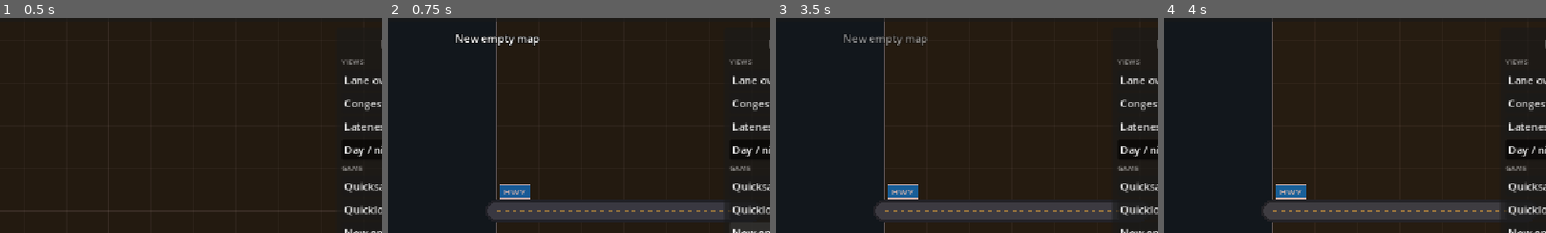
Above: before the commit, frames 1-4 (left to right).
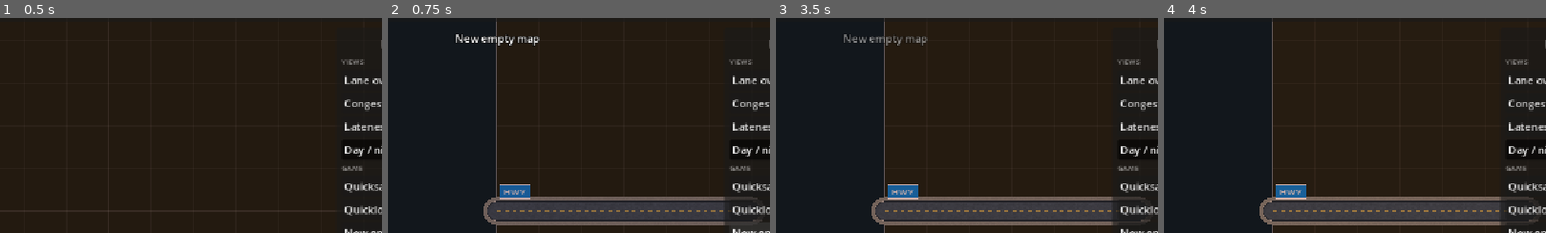
Above: after the commit, the same moments.

Repository: gimk/transit-flow
Game: Godot game, scene res://scenes/main.tscn
The game is run twice, just before and just after one commit, with the same random seed, the same clock (stepped at 60 frames per second) and the same inputs.
Inputs:
- Up to frame 1 (0.5 s): no input
- Up to frame 2 (0.75 s): click "New empty map" at 0.5 s
- Up to frame 3 (3.5 s): click "New empty map" at 1.25 s; click "||" at 2 s; click "1×" at 2.75 s
- Up to frame 4 (4 s): click "2×" at 3.5 s
The pictures show only the part of the screen within x 36-86%, y 5-55%; the shares and areas given below are measured in that part.

Frame 1 is identical in both runs. In frame 2, 2.4% of the frame differs, in the area x 25-98%, y 83-97%; in frame 3, 2.4%; in frame 4, 2.4%.

Commit message:
Polish: sidewalks, kerbs, rounded junction corners, asphalt grain
Roads drawn with a sidewalk strip, kerb and gutter; inside corners where
roads meet are rounded (kerb and sidewalk fillets, drawn as solid bands so
they stay crisp when zoomed). Asphalt and sidewalks get a world-space
grain. Lots drop the driveway line; parked cars use the vehicle sprite,
nose in, lamps off.

Diff:
--- /dev/null
+++ b/tests/unit/test_road_corners.gd
@@ -0,0 +1,53 @@
+extends GutTest
+## Rounded junction corners (RoadRenderer.corner_fillets): pure geometry from the roads.
+
+const G := 64.0
+
+var roads: RoadNetwork
+
+
+func before_each() -> void:
+	roads = RoadNetwork.new()
+
+
+func after_each() -> void:
+	roads.dispose()
+
+
+func test_a_crossroads_has_four_rounded_corners_tangent_to_the_kerbs() -> void:
+	var local := RoadType.load_by_id(&"local_2lane")
+	var avenue := RoadType.load_by_id(&"avenue_4lane")
+	roads.add_road(Vector2(0, 4) * G, Vector2(8, 4) * G, avenue)
+	roads.add_road(Vector2(4, 0) * G, Vector2(4, 8) * G, local)
+	var node := roads.nodes[roads.find_node_at(Vector2(4, 4) * G)]
+	var corners := RoadRenderer.corner_fillets(roads, node)
+	assert_eq(corners.size(), 4)
+	var half_avenue := avenue.get_total_width() * 0.5
+	var half_local := local.get_total_width() * 0.5
+	for corner in corners:
+		var kerb: PackedVector2Array = corner.kerb
+		var ends := [kerb[0] - node.position, kerb[-1] - node.position]
+		# One end on the avenue's kerb (|y| = its half width), the other on the street's.
+		var on_avenue := ends.filter(func(p: Vector2) -> bool: return is_equal_approx(absf(p.y), half_avenue))
+		var on_local := ends.filter(func(p: Vector2) -> bool: return is_equal_approx(absf(p.x), half_local))
+		assert_eq(on_avenue.size(), 1, "starts on the avenue's kerb")
+		assert_eq(on_local.size(), 1, "ends on the street's kerb")
+		var tip: Vector2 = (corner.asphalt as PackedVector2Array)[0] - node.position
+		assert_almost_eq(absf(tip.x), half_local, 0.01, "fills in from the sharp corner")
+		assert_almost_eq(absf(tip.y), half_avenue, 0.01)
+
+
+func test_only_the_inside_of_a_bend_is_rounded() -> void:
+	var local := RoadType.load_by_id(&"local_2lane")
+	roads.add_road(Vector2(0, 4) * G, Vector2(4, 4) * G, local)
+	roads.add_road(Vector2(4, 4) * G, Vector2(4, 8) * G, local)
+	var node := roads.nodes[roads.find_node_at(Vector2(4, 4) * G)]
+	assert_eq(RoadRenderer.corner_fillets(roads, node).size(), 1)
+
+
+func test_no_corner_on_a_straight_road_or_a_dead_end() -> void:
+	var local := RoadType.load_by_id(&"local_2lane")
+	roads.add_road(Vector2(0, 4) * G, Vector2(4, 4) * G, local)
+	roads.add_road(Vector2(4, 4) * G, Vector2(8, 4) * G, local)
+	for node: RoadNode in roads.nodes.values():
+		assert_eq(RoadRenderer.corner_fillets(roads, node).size(), 0)
--- a/view/lot_renderer.gd
+++ b/view/lot_renderer.gd
@@ -2,12 +2,12 @@
 extends Node2D
 ## Draws each lot on its plot (the part of its cell the roads leave free, Lot.plot): the
 ## building at the back (BuildingPainter: a style per zone, varied per lot), a marked
-## parking strip at the front, along the side facing the road it is reached from, with a
-## driveway to its access point. Stalls: one per resident's car at homes, the lot's spaces
-## at shops and factories (Parking.CAPACITY); the citizens' cars parked there are drawn in
-## them on a layer of their own (from the tick snapshot, so they come and go as people
-## drive, without redrawing the buildings). Lots without road access are dimmed with a
-## red outline.
+## parking strip at the front, along the side facing the road it is reached from. Stalls:
+## one per resident's car at homes, the lot's spaces at shops and factories
+## (Parking.CAPACITY); the citizens' cars parked there are drawn in them, nose in, with the
+## vehicle sprite (vehicle.gdshader), on a layer of their own (from the tick snapshot, so
+## they come and go as people drive, without redrawing the buildings). Lots without road
+## access are dimmed with a red outline.
 
 ## Zone colours, for the zone tint and tools (buildings have their own styles).
 const COLORS := {
@@ -25,7 +25,6 @@
 ## Width of a stall (a car is 6 px wide), and the gap around buildings.
 const STALL_WIDTH := 8.0
 const BUILDING_MARGIN := 2.0
-const DRIVEWAY_WIDTH := 4.0
 ## Parked cars come and go: redraw them this often (frames).
 const REDRAW_FRAMES := 10
 
@@ -33,14 +32,23 @@
 var _layouts: Array[Dictionary] = []
 ## Lots or roads changed: lay out again (once, next frame: changes come in bursts).
 var _dirty := true
-## Draws the parked cars, over the lots.
-var _parked_layer := Node2D.new()
+## Draws the parked cars, over the lots, like VehicleRenderer draws moving ones.
+var _parked_layer := MultiMeshInstance2D.new()
 
 
 func _ready() -> void:
 	_parked_layer.name = "ParkedCars"
+	var cars := MultiMesh.new()
+	cars.transform_format = MultiMesh.TRANSFORM_2D
+	cars.use_colors = true
+	cars.use_custom_data = true
+	cars.mesh = VehicleRenderer.make_quad()
+	_parked_layer.multimesh = cars
+	# Its own material: parked cars keep their headlights off at night.
+	var sprite := ShaderMaterial.new()
+	sprite.shader = preload("res://view/vehicle.gdshader")
+	_parked_layer.material = sprite
 	add_child(_parked_layer)
-	_parked_layer.draw.connect(_draw_parked)
 	Events.simulation_reset.connect(_mark_dirty)
 	Events.lots_changed.connect(_mark_dirty)
 	Events.road_network_changed.connect(func(_nodes: Array, _segments: Array) -> void: _mark_dirty())
@@ -91,7 +99,7 @@
 		_dirty = false
 		_rebuild()
 	elif Engine.get_process_frames() % REDRAW_FRAMES == 0:
-		_parked_layer.queue_redraw()
+		_update_parked()
 
 
 func _mark_dirty() -> void:
@@ -114,7 +122,7 @@
 			entry.merge(layout(lot.plot, entry.door, stall_count))
 		_layouts.append(entry)
 	queue_redraw()
-	_parked_layer.queue_redraw()
+	_update_parked()
 
 
 func _draw() -> void:
@@ -127,10 +135,7 @@
 			continue
 		var parking: Rect2 = entry.parking
 		if parking.has_area():
-			draw_line(parking.get_center(), entry.door, PAVEMENT_COLOR, DRIVEWAY_WIDTH)
 			draw_rect(parking, PAVEMENT_COLOR)
-		else:
-			draw_line(building.get_center(), entry.door, PAVEMENT_COLOR, DRIVEWAY_WIDTH)
 		var stalls: Array[Rect2] = entry.stalls
 		var horizontal: bool = entry.front.x != 0.0
 		for stall in stalls:
@@ -142,14 +147,28 @@
 		BuildingPainter.paint(self, entry.type, building, entry.front, entry.seed)
 
 
-func _draw_parked() -> void:
+## Puts the citizens' parked cars in their stalls (every REDRAW_FRAMES: cars come and go).
+func _update_parked() -> void:
 	var parked := Game.view_to.parked
+	var cars := _parked_layer.multimesh
+	var count := 0
 	for entry in _layouts:
-		var cars: int = parked.get(entry.id, 0)
-		if cars == 0 or entry.door == Vector2.INF:
+		if entry.door != Vector2.INF:
+			count += mini(parked.get(entry.id, 0), (entry.stalls as Array).size())
+	if cars.instance_count < count:
+		cars.instance_count = maxi(count, cars.instance_count * 2)
+	var size := Vector2(Vehicle.CAR_LENGTH, Vehicle.CAR_WIDTH)
+	var lamps_off := Color(Vehicle.Kind.CAR, 0, size.x, size.y)
+	var n := 0
+	for entry in _layouts:
+		if entry.door == Vector2.INF:
 			continue
 		var stalls: Array[Rect2] = entry.stalls
-		var horizontal: bool = entry.front.x != 0.0
-		var car := Vector2(Vehicle.CAR_LENGTH, Vehicle.CAR_WIDTH) if horizontal else Vector2(Vehicle.CAR_WIDTH, Vehicle.CAR_LENGTH)
-		for i in mini(cars, stalls.size()):
-			_parked_layer.draw_rect(Rect2(stalls[i].get_center() - car * 0.5, car), VehicleRenderer.CAR_COLOR)
+		# Parked nose in, facing the building.
+		var heading := (-(entry.front as Vector2)).angle()
+		for i in mini(parked.get(entry.id, 0), stalls.size()):
+			cars.set_instance_transform_2d(n, Transform2D(heading, size, 0.0, stalls[i].get_center()))
+			cars.set_instance_color(n, VehicleRenderer.car_color(entry.id * 7 + i))
+			cars.set_instance_custom_data(n, lamps_off)
+			n += 1
+	cars.visible_instance_count = n
--- a/view/road_renderer.gd
+++ b/view/road_renderer.gd
@@ -1,26 +1,64 @@
 class_name RoadRenderer
 extends Node2D
-## Draws each road segment as two Line2D strips (dark edge + asphalt surface) built
-## from its centerline. All edges sit in one layer under all surfaces, so segments
-## meeting at a node blend into one clean junction. Lane markings (RoadMarkings) go on
-## top of all surfaces.
-
-const EDGE_WIDTH := 3.0
-
+## Draws each road segment as Line2D strips built from its centerline, in layers so
+## segments meeting at a node blend into one clean junction: sidewalks (where people
+## walk, WalkNetwork), the kerb, the gutter (the road type's edge colour), the asphalt,
+## then lane markings (RoadMarkings). Where roads meet, the inside corners are rounded
+## (corner_fillets): the kerb curves round, and the back of the sidewalk with it. Paving
+## gets a soft grain (surface_grain.gdshader).
+
+## Sidewalk width beyond the kerb (people walk WalkNetwork.SIDEWALK_OFFSET out; lots start
+## at LotSystem.ROAD_CLEARANCE).
+const SIDEWALK_WIDTH := LotSystem.ROAD_CLEARANCE
+const KERB_WIDTH := 1.5
+const GUTTER_WIDTH := 0.75
+const SIDEWALK_COLOR := Color(0.56, 0.56, 0.53)
+const KERB_COLOR := Color(0.72, 0.72, 0.69)
+## Radius of the kerb round an inside corner where roads meet.
+const CORNER_RADIUS := 10.0
+const CORNER_POINTS := 8
+
+var _sidewalks := Node2D.new()
+var _sidewalk_corners := _CornerLayer.new()
 var _edges := Node2D.new()
 var _surfaces := Node2D.new()
+var _corners := _CornerLayer.new()
 var _markings := Node2D.new()
-## Segment id -> [edge Line2D, surface Line2D, RoadMarkings].
+## Segment id -> [sidewalk, kerb, gutter, surface Line2D, RoadMarkings].
 var _lines: Dictionary[int, Array] = {}
 
 
+## Draws one part of every junction corner (sidewalk or asphalt), from RoadRenderer.
+class _CornerLayer:
+	extends Node2D
+	var corners: Array[Dictionary] = []
+	var sidewalk := false
+
+	func _draw() -> void:
+		for corner in corners:
+			if sidewalk:
+				draw_colored_polygon(corner.sidewalk, SIDEWALK_COLOR)
+			else:
+				# Solid bands, not an antialiased line: its feathering is in world units, so
+				# it blurs when zoomed in.
+				draw_colored_polygon(corner.asphalt, corner.color)
+				draw_colored_polygon(corner.kerb_band, KERB_COLOR)
+				draw_colored_polygon(corner.gutter_band, corner.edge_color)
+
+
 func _ready() -> void:
-	_edges.name = "Edges"
-	_surfaces.name = "Surfaces"
-	add_child(_edges)
-	add_child(_surfaces)
-	_markings.name = "Markings"
-	add_child(_markings)
+	var grain := ShaderMaterial.new()
+	grain.shader = preload("res://view/surface_grain.gdshader")
+	var sidewalk_grain := grain.duplicate() as ShaderMaterial
+	sidewalk_grain.set_shader_parameter("scale", 0.6)
+	sidewalk_grain.set_shader_parameter("strength", 0.06)
+	for layer: Array in [[_sidewalks, "Sidewalks", sidewalk_grain], [_sidewalk_corners, "SidewalkCorners", sidewalk_grain],
+			[_edges, "Edges", null], [_surfaces, "Surfaces", grain], [_corners, "Corners", grain], [_markings, "Markings", null]]:
+		var node: Node2D = layer[0]
+		node.name = layer[1]
+		node.material = layer[2]
+		add_child(node)
+	_sidewalk_corners.sidewalk = true
 	Events.simulation_reset.connect(_rebuild_all)
 	Events.road_network_changed.connect(_on_road_network_changed)
 	_rebuild_all()
@@ -31,6 +69,7 @@
 		_remove_segment(segment_id)
 	for segment_id in Game.simulation.roads.segments:
 		_add_segment(segment_id)
+	_update_corners()
 
 
 func _on_road_network_changed(_node_ids: Array, segment_ids: Array) -> void:
@@ -38,22 +77,28 @@
 		_remove_segment(segment_id)
 		if Game.simulation.roads.segments.has(segment_id):
 			_add_segment(segment_id)
+	_update_corners()
 
 
 func _add_segment(segment_id: int) -> void:
 	var segment := Game.simulation.roads.segments[segment_id]
 	var points := LaneBuilder.get_polyline(segment.centerline)
-	var width := segment.road_type.get_total_width()
-	var edge := _make_line(points, width + EDGE_WIDTH * 2.0, segment.road_type.edge_color)
-	var surface := _make_line(points, width, segment.road_type.surface_color)
-	_edges.add_child(edge)
+	var road_type := segment.road_type
+	var width := road_type.get_total_width()
+	var sidewalk := _make_line(points, width + SIDEWALK_WIDTH * 2.0, SIDEWALK_COLOR)
+	var kerb := _make_line(points, width + KERB_WIDTH * 2.0, KERB_COLOR)
+	var gutter := _make_line(points, width + GUTTER_WIDTH * 2.0, road_type.edge_color)
+	var surface := _make_line(points, width, road_type.surface_color)
+	_sidewalks.add_child(sidewalk)
+	_edges.add_child(kerb)
+	_edges.add_child(gutter)
 	_surfaces.add_child(surface)
 	var markings := RoadMarkings.new()
 	var roads := Game.simulation.roads
-	markings.setup(points, segment.road_type, roads.get_junction_radius(segment.start_node_id), roads.get_junction_radius(segment.end_node_id),
+	markings.setup(points, road_type, roads.get_junction_radius(segment.start_node_id), roads.get_junction_radius(segment.end_node_id),
 		roads.nodes[segment.start_node_id].get_degree() >= 3, roads.nodes[segment.end_node_id].get_degree() >= 3)
 	_markings.add_child(markings)
-	_lines[segment_id] = [edge, surface, markings]
+	_lines[segment_id] = [sidewalk, kerb, gutter, surface, markings]
 
 
 func _remove_segment(segment_id: int) -> void:
@@ -62,6 +107,89 @@
 	for line: Node in _lines[segment_id]:
 		line.queue_free()
 	_lines.erase(segment_id)
+
+
+## Recomputes every junction corner (cheap: a few per node).
+func _update_corners() -> void:
+	var roads := Game.simulation.roads
+	var corners: Array[Dictionary] = []
+	for node: RoadNode in roads.nodes.values():
+		corners.append_array(corner_fillets(roads, node))
+	_corners.corners = corners
+	_sidewalk_corners.corners = corners
+	_corners.queue_redraw()
+	_sidewalk_corners.queue_redraw()
+
+
+## The rounded inside corners between neighbouring roads at a node (none on the outside
+## of a bend, or between roads running nearly straight on): per corner, "asphalt" (the
+## polygon added to the road to round its kerb), "kerb" (the curve where asphalt meets
+## kerb), "kerb_band" and "gutter_band" (polygons along it, as wide as the straight kerb
+## and gutter), "sidewalk" (the polygon added to round the back of the sidewalk), "color"
+## and "edge_color" (the asphalt's and gutter's).
+static func corner_fillets(roads: RoadNetwork, node: RoadNode) -> Array[Dictionary]:
+	var arms: Array[Dictionary] = []
+	for segment_id in node.segment_ids:
+		var segment: RoadSegment = roads.segments.get(segment_id)
+		if segment == null or segment.start_node_id == segment.end_node_id:
+			continue
+		var points := LaneBuilder.get_polyline(segment.centerline)
+		var direction := points[1] - points[0] if segment.start_node_id == node.id else points[-2] - points[-1]
+		arms.append({ "direction": direction.normalized(), "half": segment.road_type.get_total_width() * 0.5,
+			"color": segment.road_type.surface_color, "edge_color": segment.road_type.edge_color })
+	var corners: Array[Dictionary] = []
+	if arms.size() < 2:
+		return corners
+	arms.sort_custom(func(a: Dictionary, b: Dictionary) -> bool: return a.direction.angle() < b.direction.angle())
+	for i in arms.size():
+		var a: Dictionary = arms[i]
+		var b: Dictionary = arms[(i + 1) % arms.size()]
+		var wedge := wrapf((b.direction as Vector2).angle() - (a.direction as Vector2).angle(), 0.0, TAU)
+		if wedge < 0.3 or wedge > PI - 0.15:
+			continue
+		# Normals pointing into the corner, from each road toward the other.
+		var na := (a.direction as Vector2).rotated(PI * 0.5)
+		var nb := (b.direction as Vector2).rotated(-PI * 0.5)
+		var half_a: float = a.half
+		var half_b: float = b.half
+		var center := node.position + _solve(na, nb, half_a + CORNER_RADIUS, half_b + CORNER_RADIUS)
+		var kerb := _arc(center, center - na * CORNER_RADIUS, center - nb * CORNER_RADIUS, CORNER_RADIUS)
+		var asphalt := PackedVector2Array([node.position + _solve(na, nb, half_a, half_b)])
+		asphalt.append_array(kerb)
+		var back := CORNER_RADIUS - SIDEWALK_WIDTH
+		var sidewalk := PackedVector2Array([node.position + _solve(na, nb, half_a + SIDEWALK_WIDTH, half_b + SIDEWALK_WIDTH)])
+		sidewalk.append_array(_arc(center, center - na * back, center - nb * back, back))
+		# Wider roads first: their asphalt colour wins where corners meet.
+		var wider: Dictionary = a if half_a >= half_b else b
+		corners.append({ "asphalt": asphalt, "kerb": kerb, "sidewalk": sidewalk,
+			"kerb_band": _band(kerb, center, CORNER_RADIUS - KERB_WIDTH),
+			"gutter_band": _band(kerb, center, CORNER_RADIUS - GUTTER_WIDTH),
+			"color": wider.color, "edge_color": wider.edge_color })
+	return corners
+
+
+## The point p with p·na = va and p·nb = vb.
+static func _solve(na: Vector2, nb: Vector2, va: float, vb: float) -> Vector2:
+	var det := na.x * nb.y - na.y * nb.x
+	return Vector2(va * nb.y - vb * na.y, na.x * vb - nb.x * va) / det
+
+
+## Points along the short arc round `center` from `from` to `to`.
+static func _arc(center: Vector2, from: Vector2, to: Vector2, radius: float) -> PackedVector2Array:
+	var start := (from - center).angle()
+	var sweep := wrapf((to - center).angle() - start, -PI, PI)
+	var points := PackedVector2Array()
+	for k in CORNER_POINTS + 1:
+		points.append(center + Vector2.from_angle(start + sweep * k / CORNER_POINTS) * radius)
+	return points
+
+
+## A band along an arc round `center`, from the arc in to `inner_radius`.
+static func _band(arc: PackedVector2Array, center: Vector2, inner_radius: float) -> PackedVector2Array:
+	var band := arc.duplicate()
+	for k in range(arc.size() - 1, -1, -1):
+		band.append(center + (arc[k] - center).normalized() * inner_radius)
+	return band
 
 
 static func _make_line(points: PackedVector2Array, width: float, color: Color) -> Line2D:
@@ -73,4 +201,5 @@
 	line.end_cap_mode = Line2D.LINE_CAP_ROUND
 	line.joint_mode = Line2D.LINE_JOINT_ROUND
 	line.antialiased = true
+	line.use_parent_material = true
 	return line
--- /dev/null
+++ b/view/surface_grain.gdshader
@@ -0,0 +1,29 @@
+shader_type canvas_item;
+// Breaks up flat paving colours (asphalt, sidewalks) with soft noise in world space, so
+// it runs on seamlessly from one road piece to the next and doesn't swim with the camera.
+
+uniform float scale = 0.35;
+uniform float strength = 0.1;
+
+varying vec2 world;
+
+void vertex() {
+	world = (MODEL_MATRIX * vec4(VERTEX, 0.0, 1.0)).xy;
+}
+
+float hash(vec2 p) {
+	return fract(sin(dot(p, vec2(127.1, 311.7))) * 43758.5453);
+}
+
+float value_noise(vec2 p) {
+	vec2 i = floor(p);
+	vec2 f = fract(p);
+	vec2 u = f * f * (3.0 - 2.0 * f);
+	return mix(mix(hash(i), hash(i + vec2(1.0, 0.0)), u.x),
+		mix(hash(i + vec2(0.0, 1.0)), hash(i + vec2(1.0, 1.0)), u.x), u.y);
+}
+
+void fragment() {
+	float n = value_noise(world * scale) * 0.6 + value_noise(world * scale * 3.7) * 0.4;
+	COLOR.rgb *= 1.0 + strength * (n - 0.5) * 2.0;
+}
--- a/view/vehicle_renderer.gd
+++ b/view/vehicle_renderer.gd
@@ -43,7 +43,7 @@
 	multimesh.transform_format = MultiMesh.TRANSFORM_2D
 	multimesh.use_colors = true
 	multimesh.use_custom_data = true
-	multimesh.mesh = _make_quad()
+	multimesh.mesh = make_quad()
 	var shader_material := ShaderMaterial.new()
 	shader_material.shader = preload("res://view/vehicle.gdshader")
 	material = shader_material
@@ -53,7 +53,7 @@
 
 ## A quad in body units (the body spans -0.5..0.5 both ways), with UV equal to the
 ## position so the shader knows where on the body it is.
-static func _make_quad() -> ArrayMesh:
+static func make_quad() -> ArrayMesh:
 	var a := Vector2(-0.5 - QUAD_REAR, -0.5 - QUAD_SIDE)
 	var b := Vector2(0.5 + QUAD_FRONT, 0.5 + QUAD_SIDE)
 	var vertices := PackedVector2Array([a, Vector2(b.x, a.y), b, a, b, Vector2(a.x, b.y)])
@@ -130,7 +130,12 @@
 static func color_for_vehicle(vehicle: Vehicle) -> Color:
 	if vehicle.kind == Vehicle.Kind.TRUCK:
 		return TRUCK_COLOR
-	var shade := hash(vehicle.id)
+	return car_color(vehicle.id)
+
+
+## A car's colour, a shade of green picked by `seed`.
+static func car_color(seed: int) -> Color:
+	var shade := hash(seed)
 	var hue := CAR_COLOR.h + ((shade % 64) / 63.0 - 0.5) * 0.08
 	var value := CAR_COLOR.v * (0.75 + ((shade >> 6) % 64) / 63.0 * 0.35)
 	return Color.from_hsv(hue, CAR_COLOR.s * 0.9, clampf(value, 0.0, 1.0))
Not shown, added: tests/unit/test_road_corners.gd.uid
Not shown, added: view/surface_grain.gdshader.uid
Not shown, changed: docs/IMPLEMENTATION_PLAN.md
